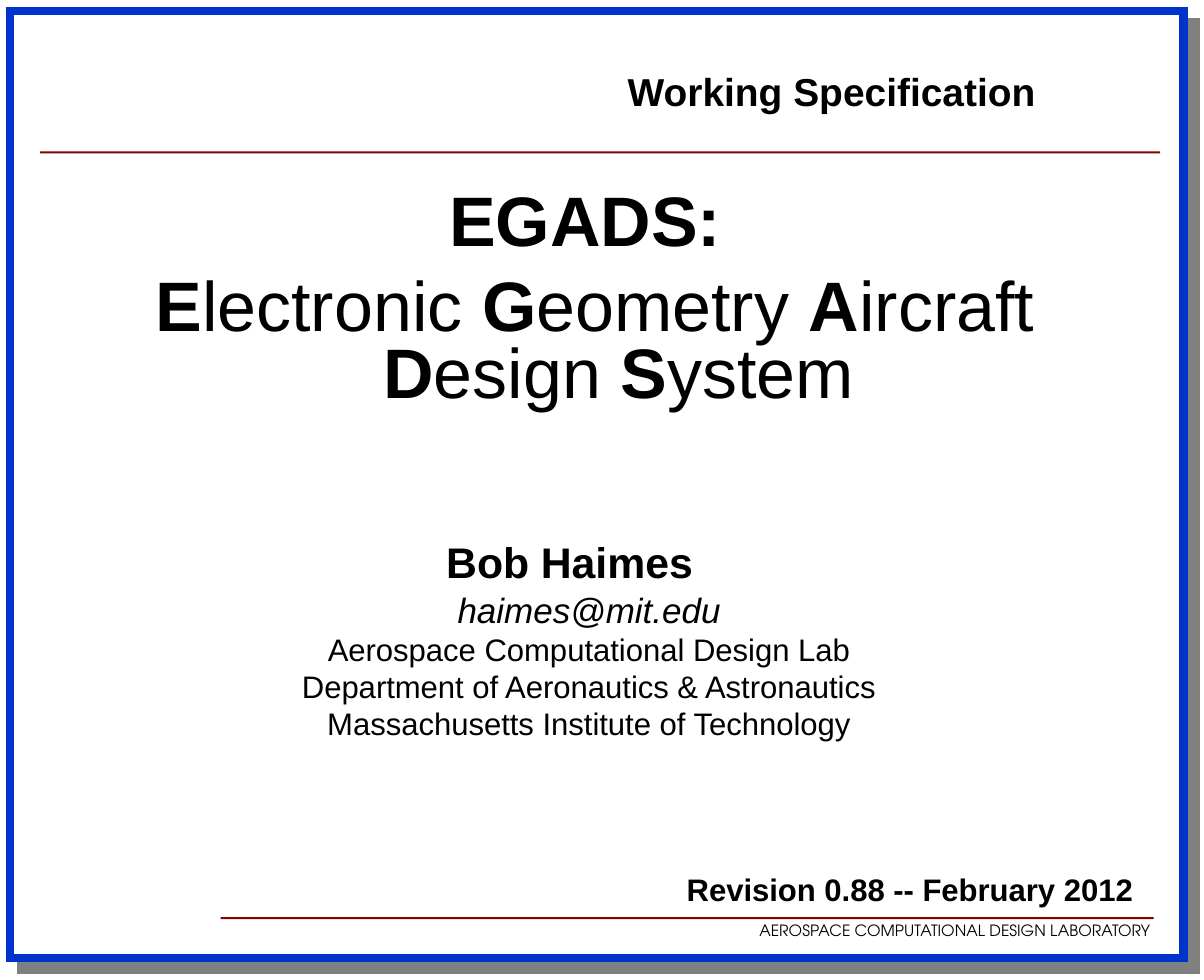
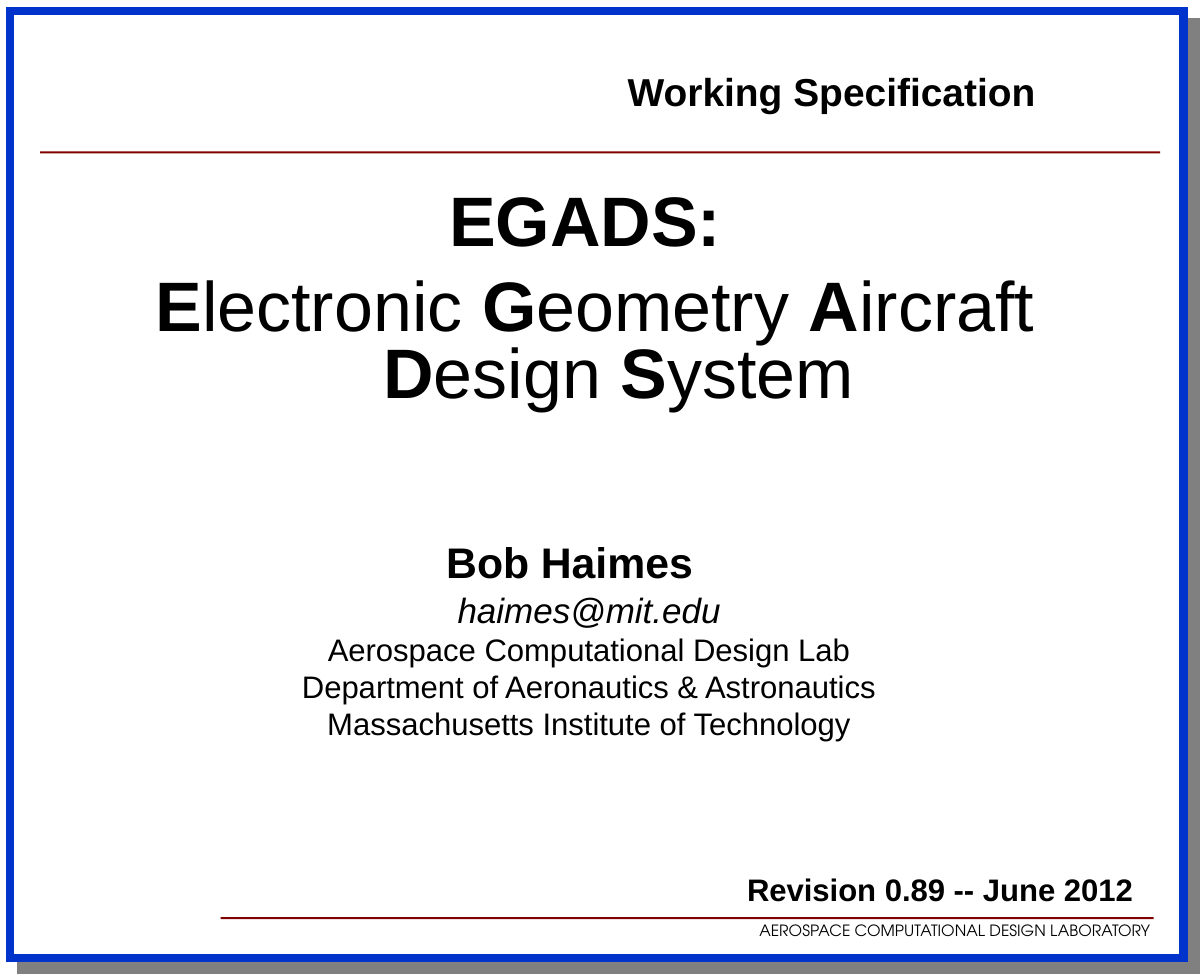
Before and after one commit to OpenMDAO/EGADS, a slide deck: slide 1 of docs/egads.ppt. Drawn at 1204x980 pixels with LibreOffice and Linux fonts; fonts in the diff are those of the drawing; background and template pictures are left out. Boxes give left, top, right and bottom in pixels: in the first picture for what was removed or moved away, otherwise in the second. Text is boxed around its words. In the diff, an @@ line names an element or a change of style, - is before the commit and + after.

```diff
--- a/docs/egads.ppt
+++ b/docs/egads.ppt
@@ text at <box>747,878,1133,902</box>: text changed @@
-Revision 0.88 -- February 2012
+Revision 0.89 -- June 2012
```
Also in this commit, not shown: 7 other slides changed, 2 slides added, 18 other files.
